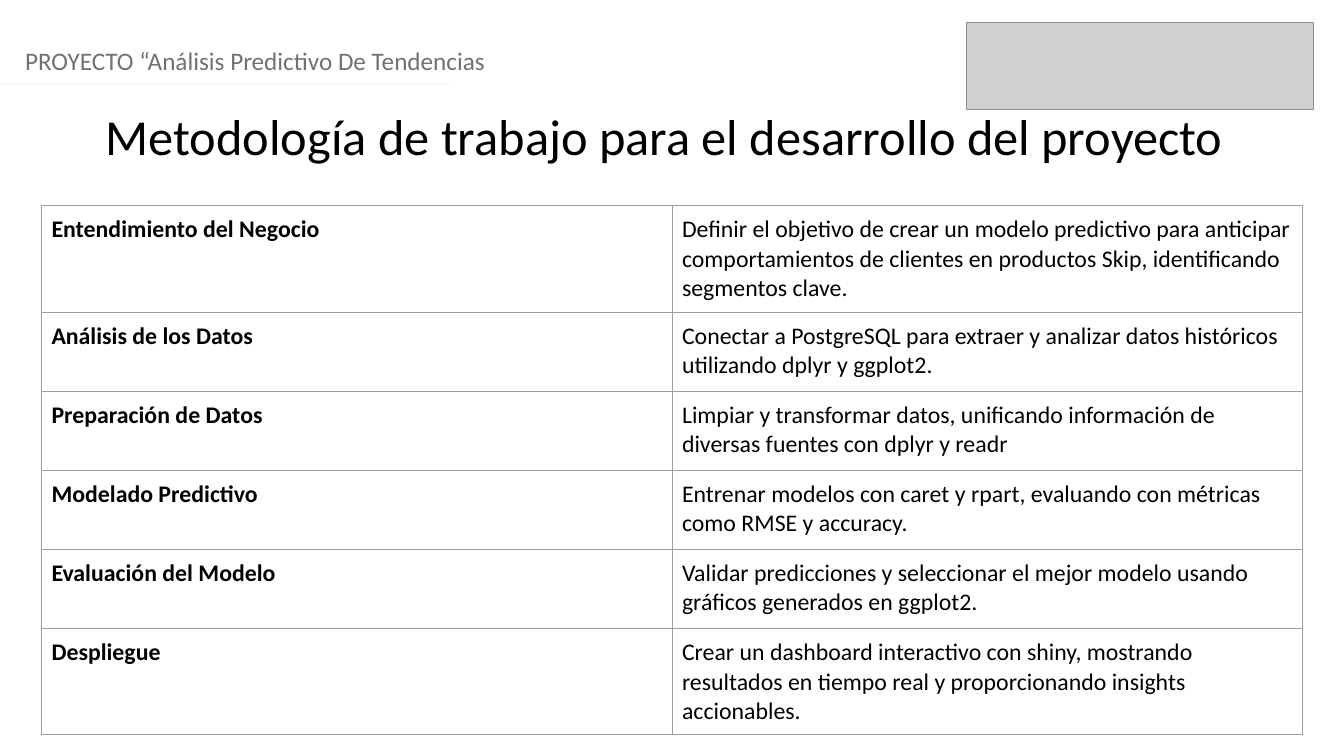
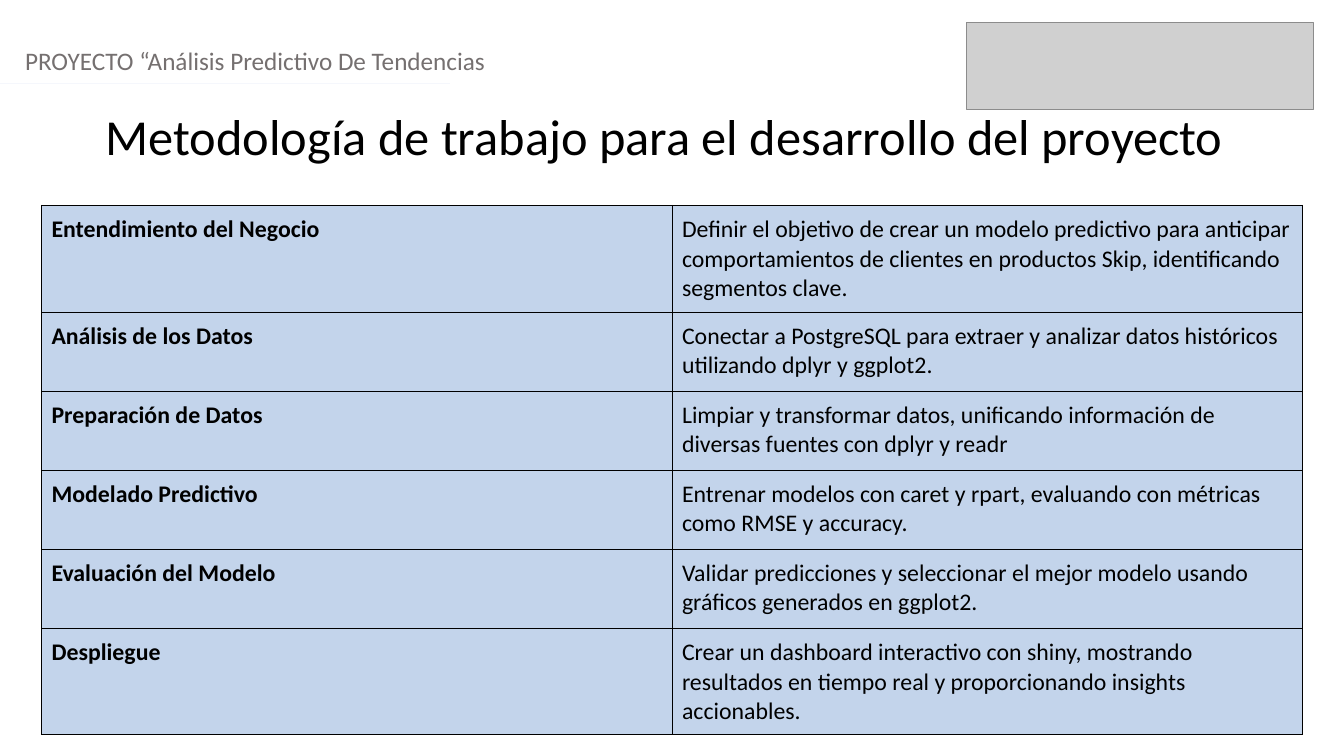
Before and after one commit to LucasCarrasco7/capstone-proyecto, a slide deck: slide 7 of Fase 3 /Evidencia Grupal/Formato Presentación final.pptx. Drawn at 1344x756 pixels with LibreOffice and Linux fonts; fonts in the diff are those of the drawing; grey boxes stand for pictures. Boxes give left, top, right and bottom in pixels: in the first picture for what was removed or moved away, otherwise in the second. Text is boxed around its words. In the diff, an @@ line names an element or a change of style, - is before the commit and + after.

```diff
--- a/Fase 3 /Evidencia Grupal/Formato Presentación final.pptx
+++ b/Fase 3 /Evidencia Grupal/Formato Presentación final.pptx
@@ table at bbox=[41, 206, 1304, 723] @@
@@ fill none to #C3D4EB in 12 cells @@
@@ borders changed @@
```
Also in this commit, not shown: 1 other slide changed, 2 slides added, 2 slides removed.
